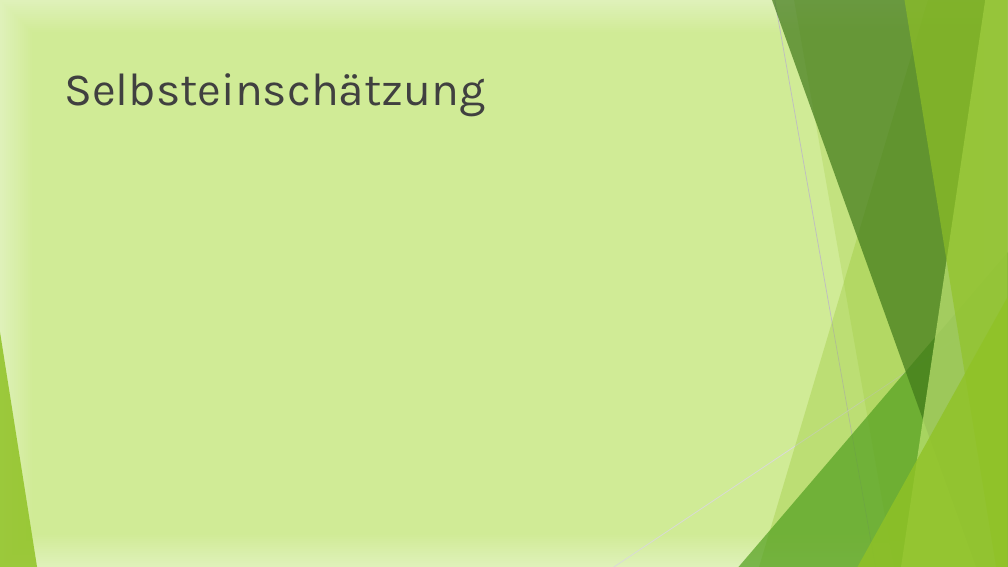
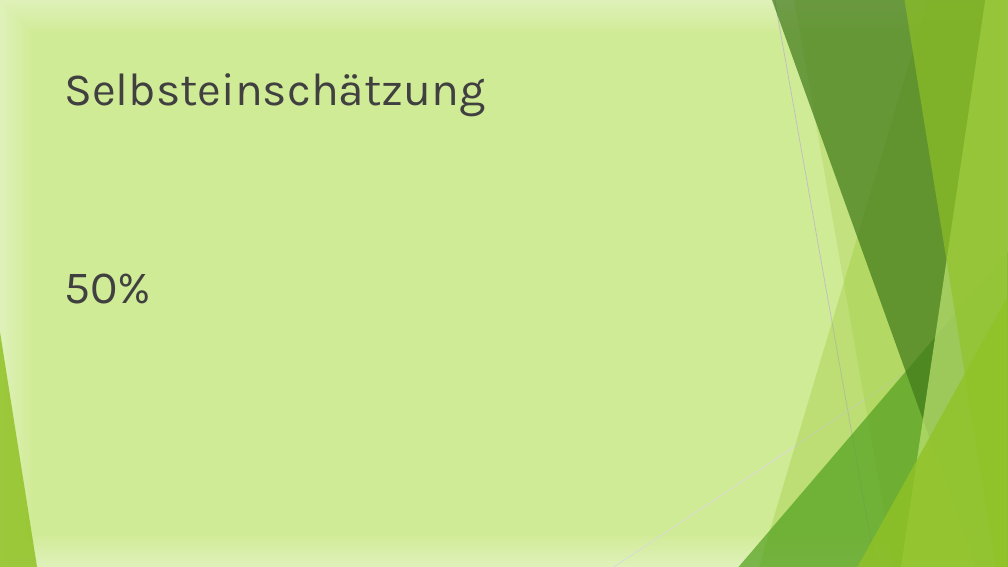
Before and after one commit to Datagroup-ModSim/ModSim17-data-generation-filters, a slide deck: slide 24 of presentations/Datenerzeugung und Datenanalyse_Sprint1.pptx. Drawn at 1008x567 pixels with LibreOffice and Linux fonts; fonts in the diff are those of the drawing. Boxes give left, top, right and bottom in pixels: in the first picture for what was removed or moved away, otherwise in the second. Text is boxed around its words. In the diff, an @@ line names an element or a change of style, - is before the commit and + after.

```diff
--- a/presentations/Datenerzeugung und Datenanalyse_Sprint1.pptx
+++ b/presentations/Datenerzeugung und Datenanalyse_Sprint1.pptx
@@ text at <box>64,273,151,304</box>: paragraph added @@
+50%
```
Also in this commit, not shown: 14 other slides changed, 2 slides added, 3 slides removed.
